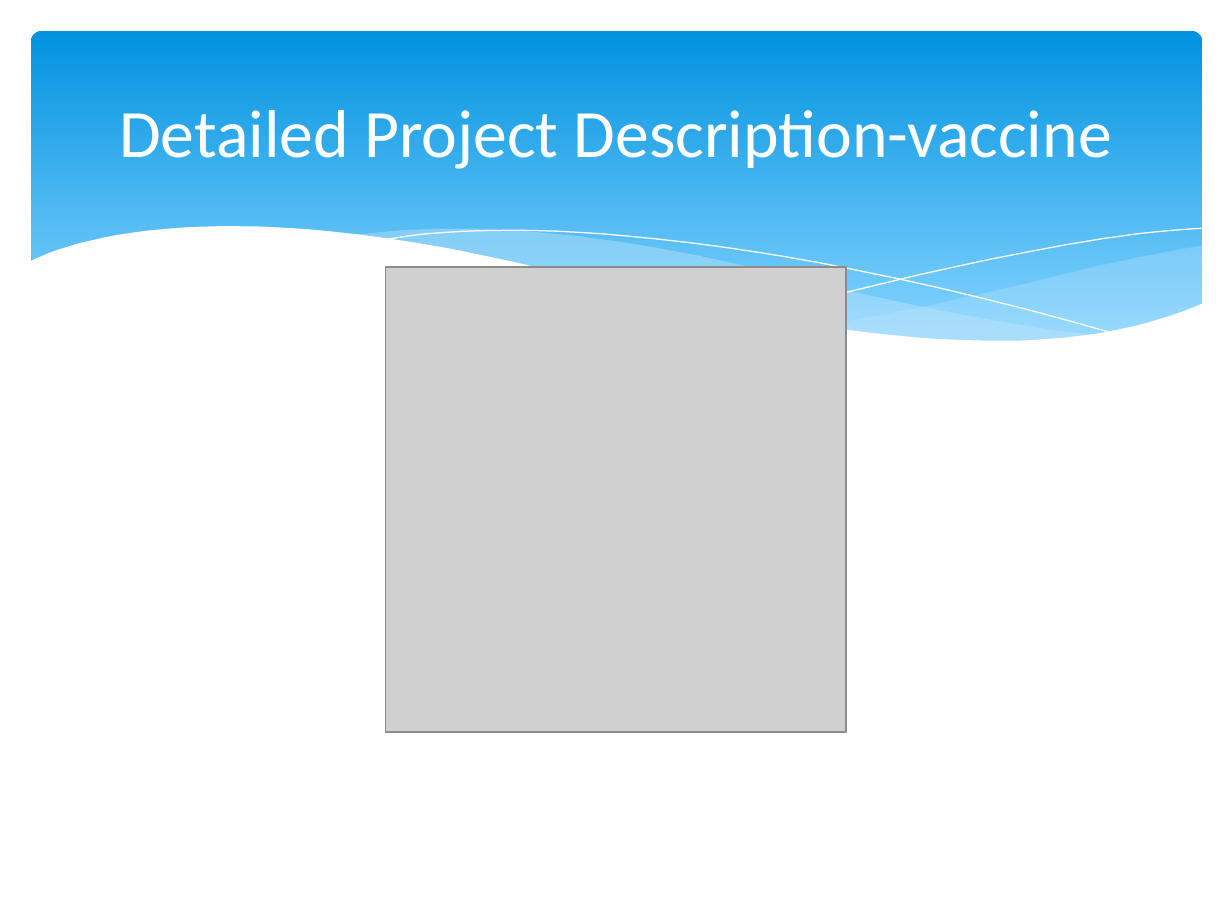
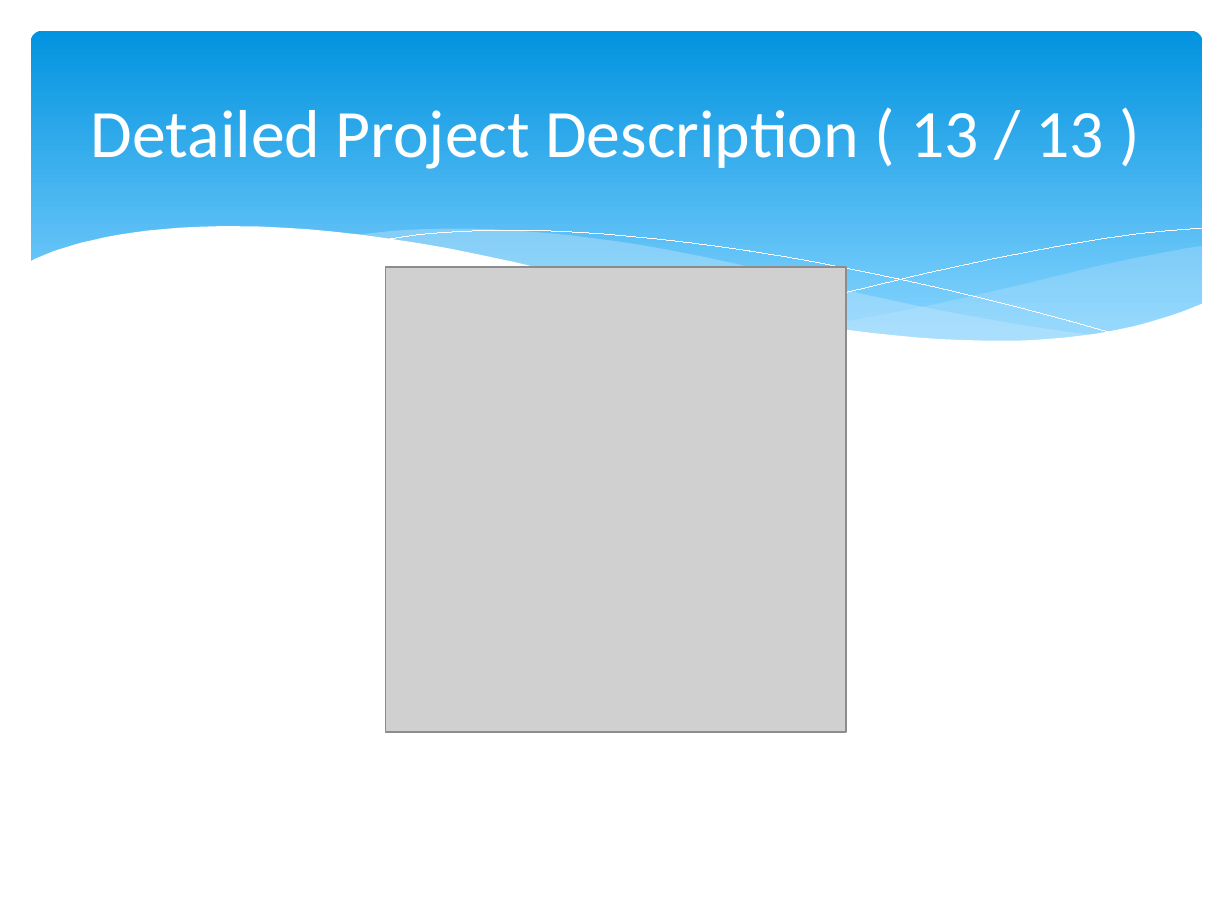
Before and after one commit to hankn01/VaccineCMSJavaSwing, a slide deck: slide 15 of team1Presentation.pptx. Drawn at 1232x924 pixels with LibreOffice and Linux fonts; fonts in the diff are those of the drawing; grey boxes stand for pictures. Boxes give left, top, right and bottom in pixels: in the first picture for what was removed or moved away, otherwise in the second. Text is boxed around its words. In the diff, an @@ line names an element or a change of style, - is before the commit and + after.

Commit message:
project done

```diff
--- a/team1Presentation.pptx
+++ b/team1Presentation.pptx
@@ rounded rectangle at (x1=31, y1=31, x2=1202, y2=363): fill gradient #0293E0 to #81D2FE to gradient #0293E0 to #83D3FE @@
@@ title at (x1=91, y1=110, x2=1105, y2=169): text changed @@
-Detailed Project Description-vaccine
+Detailed Project Description ( 13 / 13 )
@@ freeform shape at (x1=381, y1=230, x2=1117, y2=335): outline #FFFFFF 0.75 pt to #FFFFFF 0 pt @@
@@ freeform shape at (x1=755, y1=228, x2=1201, y2=315): outline #FFFFFF 0.75 pt to #FFFFFF 0 pt @@
```
Also in this commit, not shown: 15 other slides changed, 2 slides added, 2 slides removed.
